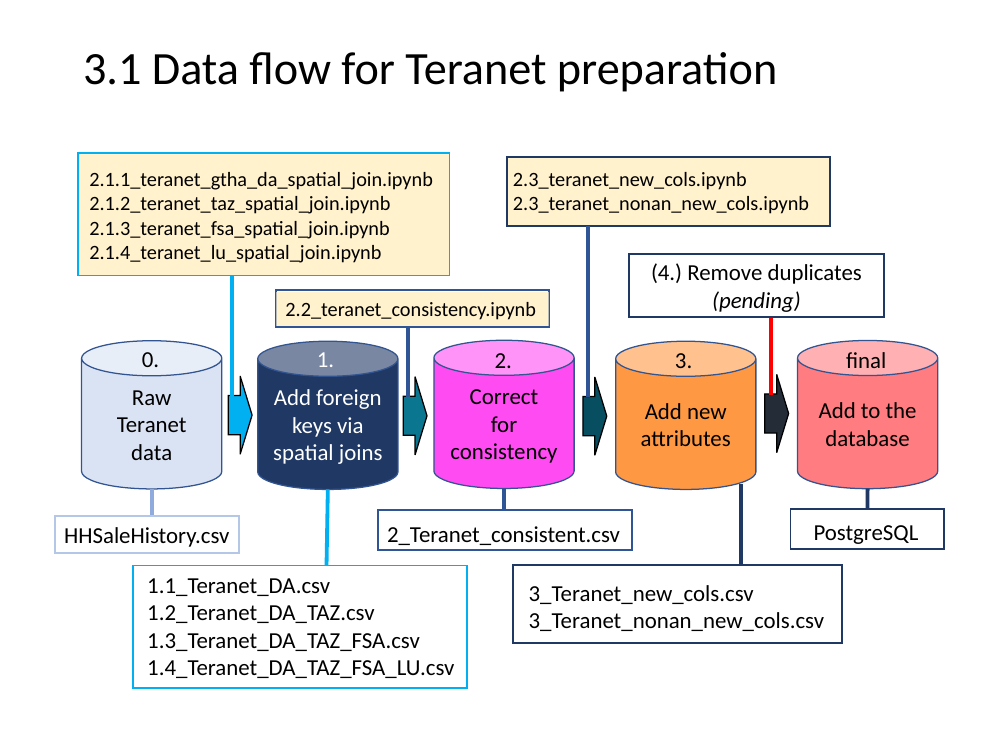
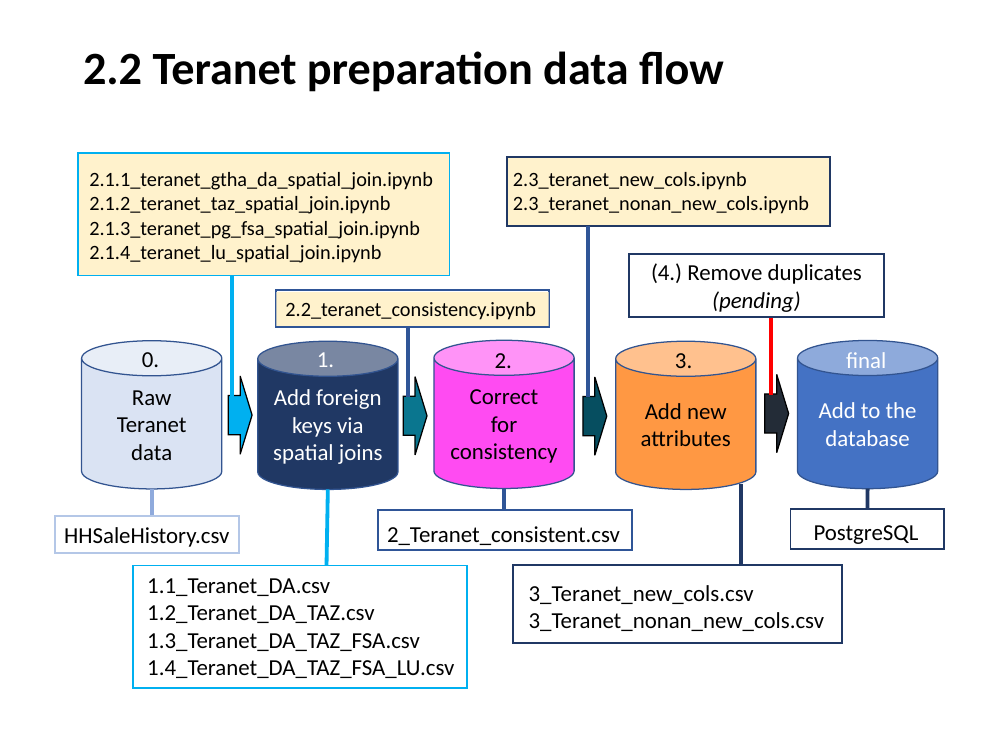
Before and after one commit to stepan-o/thesis, a slide deck: slide 7 of presentations/rdbms_design.pptx (slide 8 before the commit). Drawn at 1008x756 pixels with LibreOffice and Linux fonts; fonts in the diff are those of the drawing. Boxes give left, top, right and bottom in pixels: in the first picture for what was removed or moved away, otherwise in the second. Text is boxed around its words. In the diff, an @@ line names an element or a change of style, - is before the commit and + after.

Commit message:
update presentation with data flows and ER diagrams

```diff
--- a/presentations/rdbms_design.pptx
+++ b/presentations/rdbms_design.pptx
@@ text at (83,51,724,92): text changed; bold on @@
-3.1 Data flow for Teranet preparation
+2.2 Teranet preparation data flow
@@ text at (89,221,420,239): text changed @@
-2.1.3_teranet_fsa_spatial_join.ipynb
+2.1.3_teranet_pg_fsa_spatial_join.ipynb
@@ cylinder "Add to the database" at (798,340,938,488): text colour #000000 to #FFFFFF; fill #FF7C80 to #4472C4 @@
@@ text "final" at (846,352,886,375): text colour #000000 to #FFFFFF @@
```
Also in this commit, not shown: 8 other slides changed, 9 slides added.
